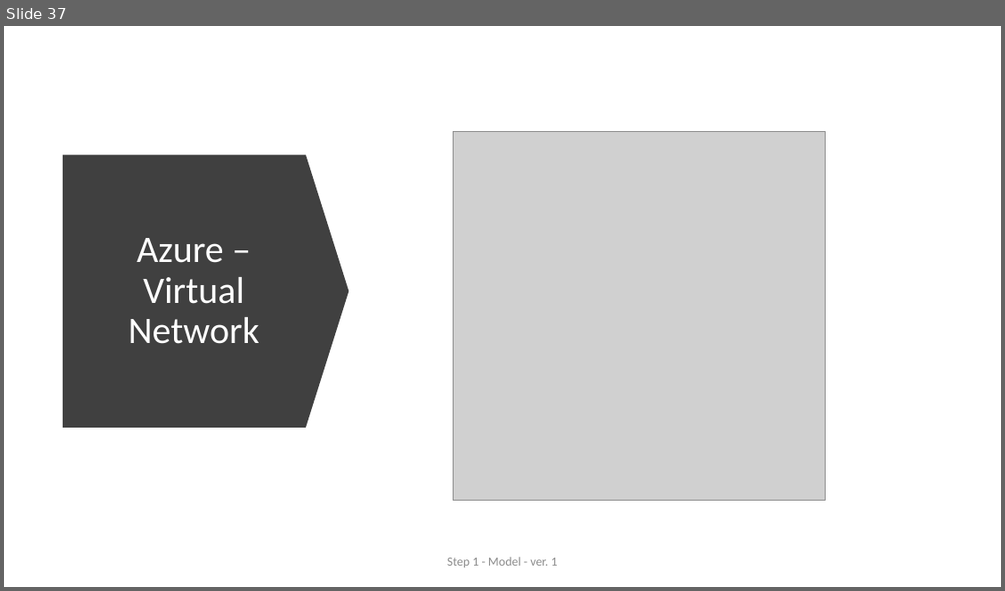
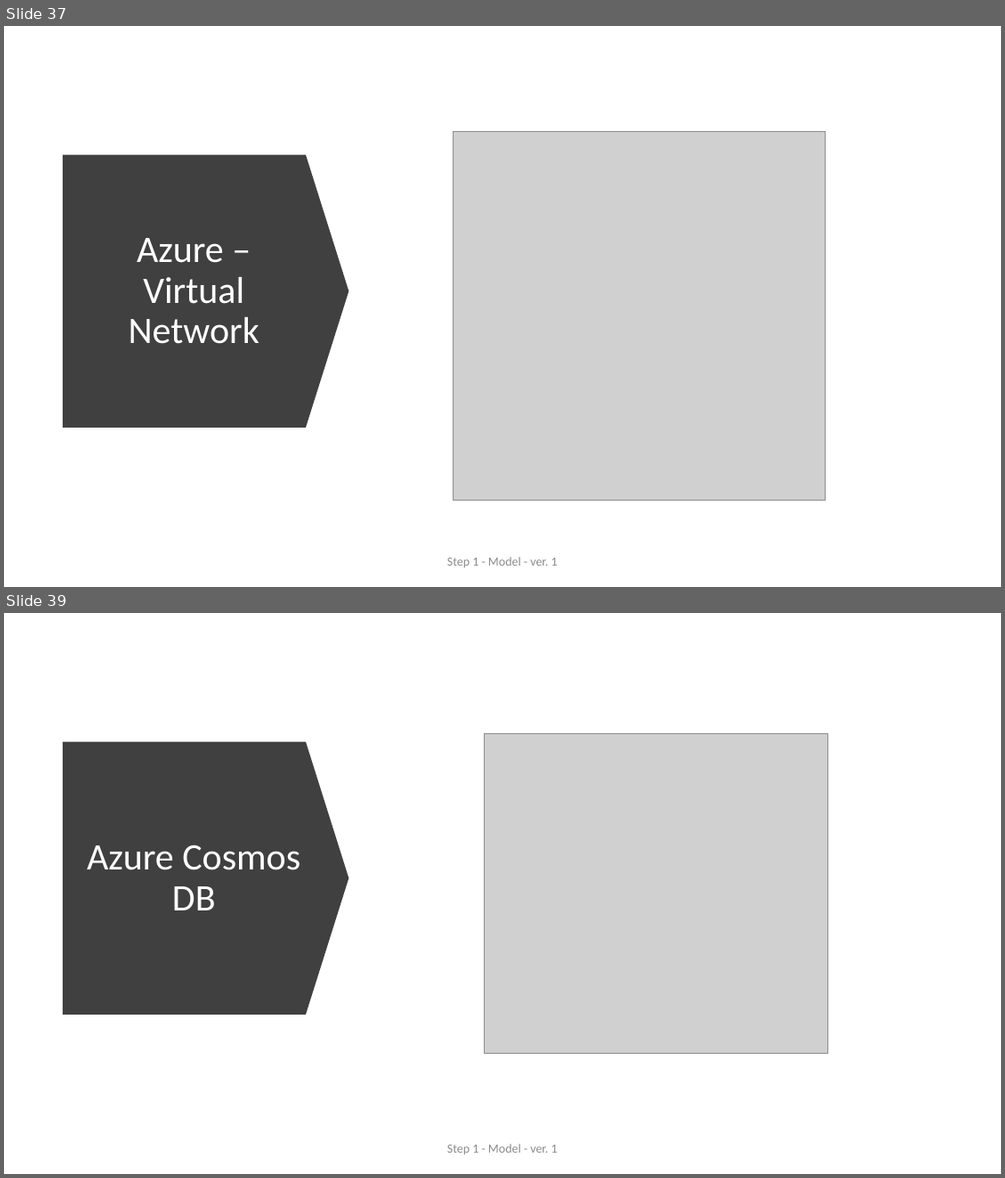
Before and after one commit to ext4dmin/DevOps-Mentorship, a slide deck: Step04-Cloud_Platforms_presentation.pptx. Shown one above the other, each under a label of ours: slide 37 before the commit, slides 37 and 39 after it; the slides between them are not shown. The pictures are 1005x591 and 1005x1178 pixels, drawn with LibreOffice and Linux fonts; fonts in the diff are those of the drawing; grey boxes stand for pictures. Boxes give left, top, right and bottom in pixels: in the first picture for what was removed or moved away, otherwise in the second. Text is boxed around its words. In the diff, an @@ line names an element or a change of style, - is before the commit and + after.

Commit message:
Step 4. Cloud Platform: - To Review

```diff
--- a/Step04-Cloud_Platforms_presentation.pptx
+++ b/Step04-Cloud_Platforms_presentation.pptx
@@ slide 39 added at <box>4,613,1001,1174</box>, background #FFFFFF @@
@@ down arrow added at <box>63,742,349,1014</box>, fill #404040 @@
@@ picture added at <box>485,733,828,1054</box> @@
@@ title added at <box>87,844,300,910</box>, 36 pt, text #FFFFFF @@
+Azure Cosmos DB
@@ text added at <box>447,1143,558,1154</box>, 12 pt, text #8C8C8C @@
+Step 1 - Model - ver. 1
```
Also in this commit, not shown: 1 slide changed, 4 other slides added, 1 other file.
